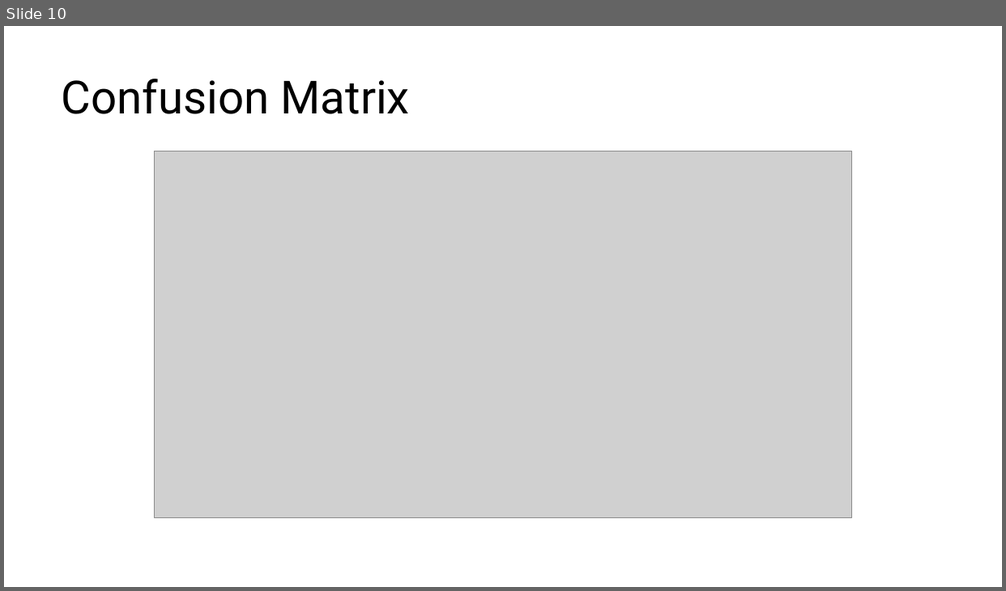
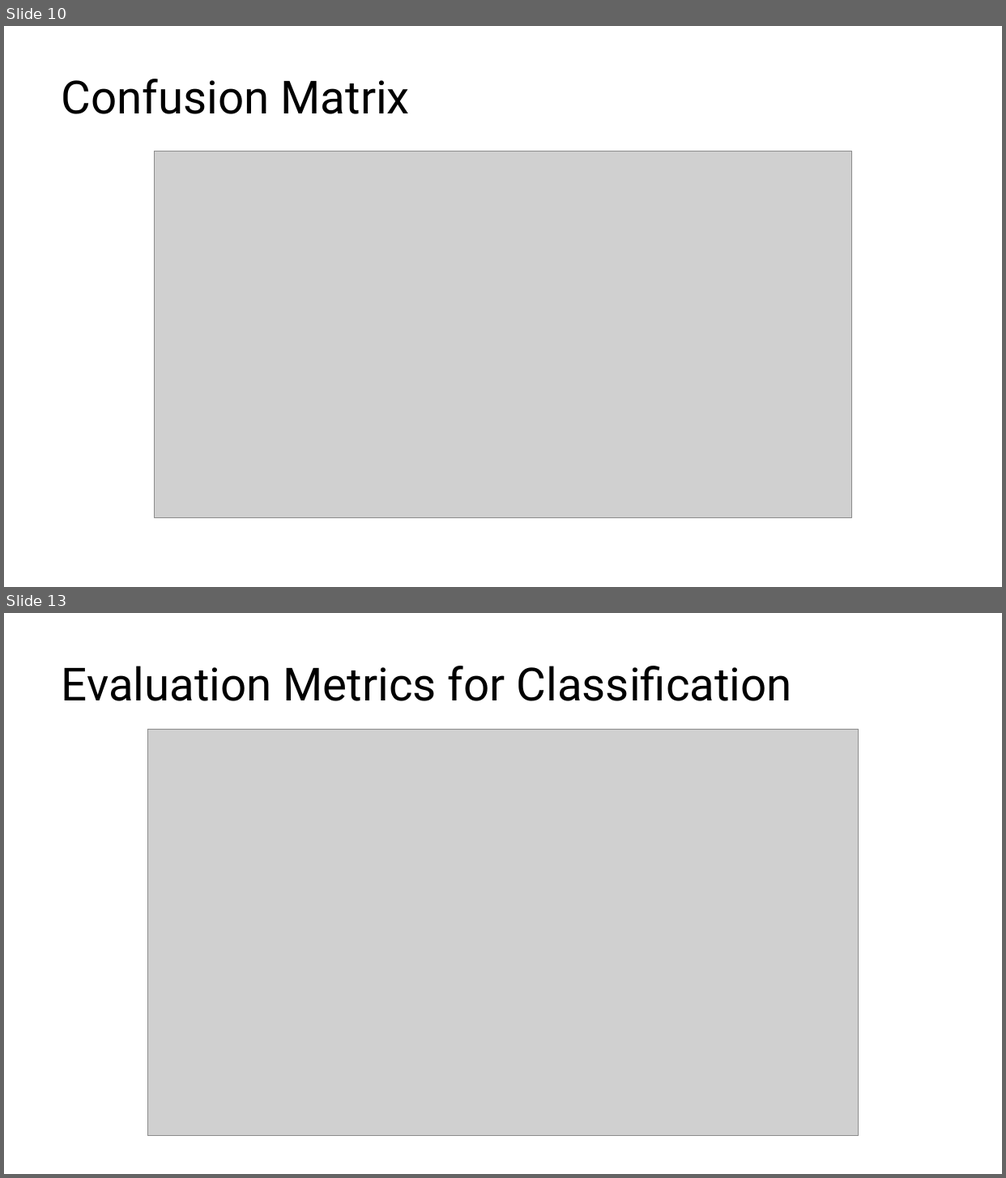
Before and after one commit to kershrita/Data-Science-Roadmap, a slide deck: slides/Session 07 - Machine Learning Overview.pptx. Shown one above the other, each under a label of ours: slide 10 before the commit, slides 10 and 13 after it; the slides between them are not shown. The pictures are 1006x591 and 1006x1178 pixels, drawn with LibreOffice and Linux fonts; fonts in the diff are those of the drawing; grey boxes stand for pictures. Boxes give left, top, right and bottom in pixels: in the first picture for what was removed or moved away, otherwise in the second. Text is boxed around its words. In the diff, an @@ line names an element or a change of style, - is before the commit and + after.

Commit message:
add evaluation metrics to the slides

```diff
--- a/slides/Session 07 - Machine Learning Overview.pptx
+++ b/slides/Session 07 - Machine Learning Overview.pptx
@@ slide 13 added at (4,613,1002,1174), background #FFFFFF @@
@@ title added at (62,666,792,701), 44 pt, text #000000 @@
+Evaluation Metrics for Classification
@@ picture added at (147,729,859,1135) @@
```
Also in this commit, not shown: 4 slides changed, 2 other slides added.
